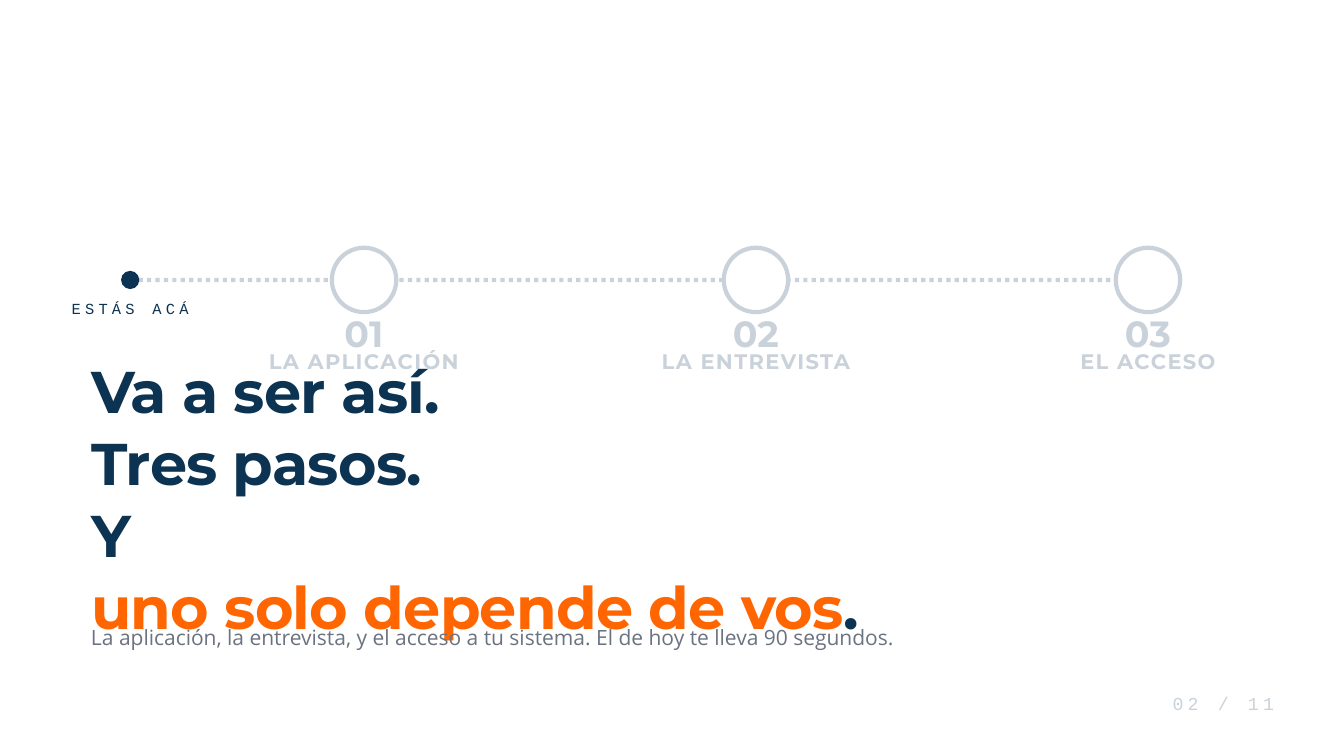
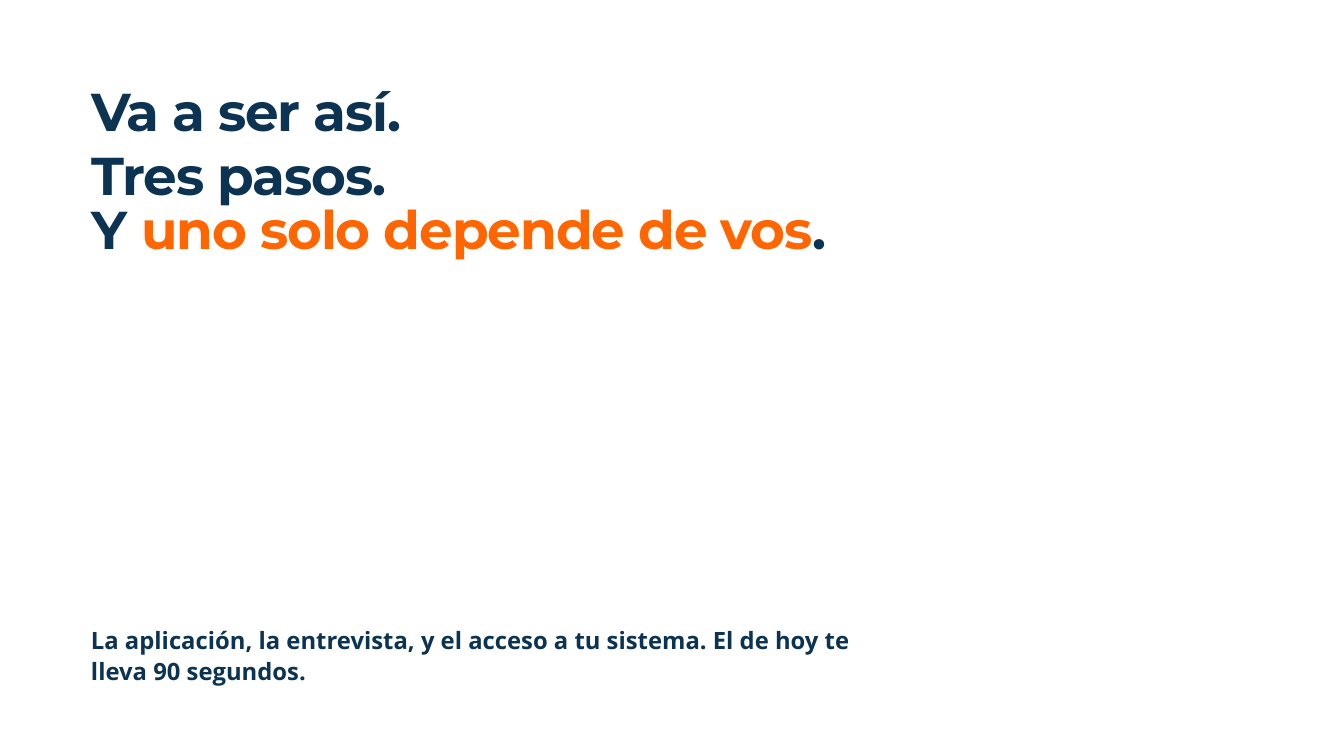
Before and after one commit to rolandopaypal9823/detodo, a slide deck: slide 2 of deck-1pct/export/El-mapa-del-1-pct-EDITABLE.pptx. Drawn at 1344x756 pixels with LibreOffice and Linux fonts; fonts in the diff are those of the drawing; background and template pictures are left out. Boxes give left, top, right and bottom in pixels: in the first picture for what was removed or moved away, otherwise in the second. Text is boxed around its words. In the diff, an @@ line names an element or a change of style, - is before the commit and + after.

```diff
--- a/deck-1pct/export/El-mapa-del-1-pct-EDITABLE.pptx
+++ b/deck-1pct/export/El-mapa-del-1-pct-EDITABLE.pptx
@@ text "Va a ser así. Tres ..." at box(91, 91, 827, 260): vertical alignment middle to top @@
@@ text at box(91, 91, 827, 260): text changed; size 42 to 38 pt @@
-Va a ser así.
-Tres pasos.
-Y
-uno solo depende de vos.
+Va a ser así.
+Tres pasos.
+Y uno solo depende de vos.
@@ ellipse removed at box(332, 248, 396, 313) @@
@@ ellipse removed at box(724, 248, 788, 313) @@
@@ ellipse removed at box(1116, 248, 1181, 313) @@
@@ ellipse removed at box(121, 271, 139, 289) @@
@@ line removed from (130, 280) to (1148, 280) @@
@@ text removed at box(72, 303, 188, 314) @@
-ESTÁS ACÁ
@@ text removed at box(344, 312, 383, 356) @@
-01
@@ text removed at box(733, 312, 779, 356) @@
-02
@@ text removed at box(1125, 312, 1171, 356) @@
-03
@@ text removed at box(269, 350, 459, 375) @@
-LA APLICACIÓN
@@ text removed at box(662, 354, 850, 369) @@
-LA ENTREVISTA
@@ text removed at box(1080, 354, 1215, 369) @@
-EL ACCESO
@@ text "La aplicación, la entrevista, y ..." at box(91, 630, 849, 686): size 15 to 17 pt, text colour #6B7280 to #0C3452, bold on; line spacing 1 to 22.1pt; vertical alignment middle to top @@
@@ text removed at box(1173, 698, 1274, 710) @@
-02 / 11
```
Also in this commit, not shown: 9 other slides changed, 1 slide added, 1 slide removed, 7 other files.
